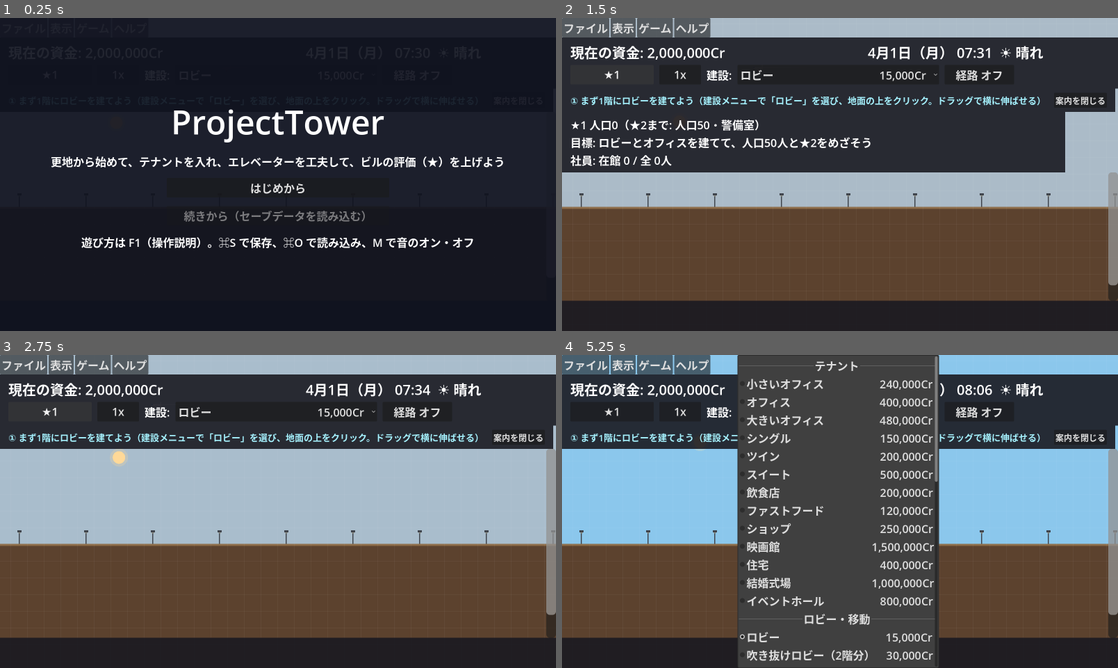
Above: before the commit, frames 1-4 (two rows, left to right).
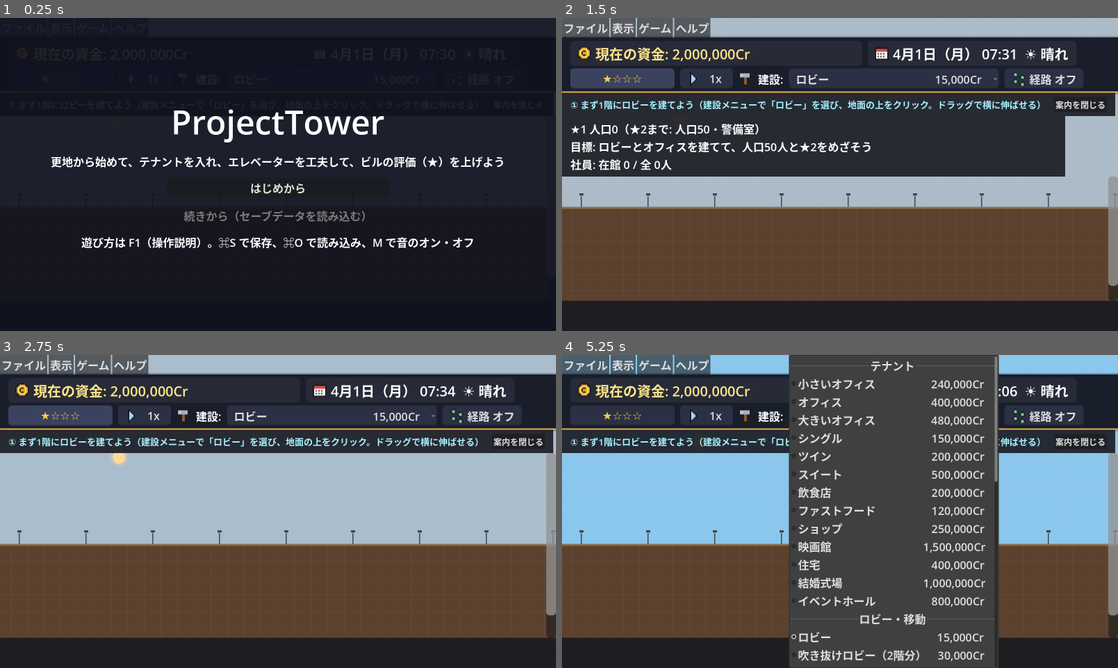
Above: after the commit, the same moments.

Repository: Toshiaki0315/ProjectTower
Game: Godot game, scene res://scenes/main.tscn
Two runs of this game, one before a commit and one after it. Both use one fixed random seed, a clock stepped at 60 frames per second and the inputs below.
Inputs (mouse positions are in pixels of both pictures, inside the frame that each line leads up to):
- Up to frame 1 (0.25 s): no input
- Up to frame 2 (1.5 s): click "はじめから" at 0.5 s; click (612, 74) at 1.25 s, where only the run before the commit has a clickable "★1"
- Up to frame 3 (2.75 s): click (61, 414) at 2 s, where only the run after the commit has a clickable "★☆☆☆"
- Up to frame 4 (5.25 s): click "1x" at 2.75 s; click "4x" at 3.5 s; click "16x" at 4.25 s; click "ロビー 15,000Cr" at 5 s

The runs differ from the first frame. In frame 2, 12% of the frame differs, in the area x 0-100%, y 5-86%; in frame 3, 9.7%; in frame 4, 29%, in the area x 0-100%, y 0-100%.

Commit message:
feat: 上部バーの見栄えをよくする
- 金色の縁の濃い紺のバーに、資金と日付を角丸の札で囲み、金貨・カレンダーのアイコンを付ける
- 資金は金色（マイナスは赤）、前日の収支は黒字が緑・赤字が赤
- ボタンと建設メニューを角丸の濃い色にそろえ、速さ（▶の数）・建設・経路にアイコンを付ける
- ★は星の数で見せ、注意があるときはオレンジの枠で囲む
- READMEの説明と画像を更新する

Co-Authored-By: Claude Opus 5.5 <noreply@anthropic.com>

Diff:
--- a/scripts/main.gd
+++ b/scripts/main.gd
@@ -733,6 +733,7 @@
 	Engine.time_scale = speed
 	if speed_button:
 		speed_button.text = "%dx" % speed
+		ui.update_speed_icon(speed)
 
 # カゴ追加モードでシャフトのマスをクリックしたとき、その階にカゴを1台追加する
 func add_elevator_car(cell: Vector2i):
--- a/scripts/view/ui.gd
+++ b/scripts/view/ui.gd
@@ -16,10 +16,47 @@
 const BASE_FONT_SIZE := 16 # 倍率をかける前の文字の大きさ
 const MESSAGE_LINES := 3 # 下部バーに出しておくメッセージの行数
 
+# 上部バーの色
+const BAR_COLOR := Color(0.09, 0.1, 0.15, 0.96)     # バーの地の色
+const BAR_ACCENT := Color(0.9, 0.7, 0.3)             # バーの下の縁取り（金色）
+const CHIP_COLOR := Color(1, 1, 1, 0.06)             # 資金・日付を囲む札の色
+const BUTTON_COLOR := Color(0.17, 0.19, 0.27)        # ボタンの色
+const BUTTON_HOVER_COLOR := Color(0.23, 0.26, 0.37)  # カーソルを合わせたときのボタンの色
+const BUTTON_PRESSED_COLOR := Color(0.12, 0.13, 0.19)
+const FUNDS_COLOR := Color(1.0, 0.9, 0.55)           # 資金の文字（金色）
+const GAIN_COLOR := Color(0.45, 0.9, 0.5)            # 前日の収支（黒字）
+const LOSS_COLOR := Color(1.0, 0.45, 0.45)           # 前日の収支（赤字）・資金がマイナスのとき
+const STAR_COLOR := Color(1.0, 0.82, 0.3)            # ★の文字
+const WARNING_COLOR := Color(1.0, 0.6, 0.25)         # 気をつけることがあるときの★のボタンの縁
+const ICON_DOT := 4                                  # アイコンの1ドットの大きさ（画面上のpx）
+# 上部バーのアイコン（10×10ドット。文字1つが1ドットの色。"." は透明）
+const ICON_COLORS := {
+	"K": Color("#1b1b24"), "y": Color("#e0a526"), "Y": Color("#ffd966"), "W": Color("#f4f1ea"),
+	"R": Color("#d94a4a"), "k": Color("#4a4a58"), "G": Color("#aab2c0"), "b": Color("#8a5a30"),
+	"g": Color("#6fd08a"), "P": Color("#9fd8ff"),
+}
+const ICONS := {
+	"coin": ["...KKKK...", ".KKyyyyKK.", ".KyYYYYyK.", "KyYyKKyYyK", "KyYKyyyYyK",
+		"KyYKyyyYyK", "KyYyKKyYyK", ".KyYYYYyK.", ".KKyyyyKK.", "...KKKK..."],
+	"calendar": ["..K....K..", "KKKKKKKKKK", "KRRRRRRRRK", "KRRRRRRRRK", "KWWWWWWWWK",
+		"KWkWkWkWWK", "KWWWWWWWWK", "KWkWkWkWWK", "KWWWWWWWWK", "KKKKKKKKKK"],
+	"hammer": [".KKKKKKK..", "KGGGGGGGK.", "KGWGGGGGK.", "KGGGGGGGK.", ".KKKbbKK..",
+		"...KbbK...", "...KbbK...", "...KbbK...", "...KbbK...", "....KK...."],
+	"route": ["..KK......", ".KggK.....", ".KggK..KK.", "..KK..KggK", "......KggK",
+		"..KK...KK.", ".KggK.....", ".KggK..KK.", "..KK..KggK", "......KggK"],
+	"speed1": ["..K.......", "..KK......", "..KPK.....", "..KPPK....", "..KPPPK...",
+		"..KPPPK...", "..KPPK....", "..KPK.....", "..KK......", "..K......."],
+	"speed2": ["K....K....", "KK...KK...", "KPK..KPK..", "KPPK.KPPK.", "KPPPKKPPPK",
+		"KPPPKKPPPK", "KPPK.KPPK.", "KPK..KPK..", "KK...KK...", "K....K...."],
+	"speed3": ["K..K..K...", "KK.KK.KK..", "KPKKPKKPK.", "KPPKPPKPPK", "KPPKPPKPPK",
+		"KPPKPPKPPK", "KPPKPPKPPK", "KPKKPKKPK.", "KK.KK.KK..", "K..K..K..."],
+}
+
 var world: Node2D # main.gd
 
 # 画面の部品
 var funds_label: Label     # 資金
+var funds_change_label: Label # 前日の収支（黒字は緑・赤字は赤）
 var clock_label: Label     # 日付・時刻・天気
 var stats_button: Button   # ★の表示（押すとくわしい状況が開く）
 var stats_panel: Control   # ビルの状況（人口・社員・目標・オフィス・客室）
@@ -59,9 +96,12 @@
 	update_hover_label()
 	clock_label.text = "%s  %s" % [world.clock.get_time_text(), world.weather_system.get_weather_text()]
 	var warning_list := warnings()
-	stats_button.text = "★%d" % world.rating_system.stars
+	# ★の数を、塗った星と白抜きの星で見せる（例: ★3 なら ★★★☆）
+	var stars: int = world.rating_system.stars
+	stats_button.text = "★".repeat(stars) + "☆".repeat(maxi(world.rating_system.MAX_STARS - stars, 0))
 	if not warning_list.is_empty():
 		stats_button.text += " ⚠%d" % warning_list.size() # 気をつけることがあるときは★の横に出す
+	set_warning_outline(stats_button, not warning_list.is_empty())
 	update_stats_panel(warning_list)
 	tutorial_label.text = world.tutorial_system.current_text()
 	tutorial_panel.visible = tutorial_label.text != ""
@@ -130,7 +170,10 @@
 	#   2段目: ★（押すとくわしい状況）/ 速度 / 建設メニュー / 経路
 	var top_rows = VBoxContainer.new()
 	top_rows.add_theme_constant_override("separation", 4 * UI_SCALE)
-	layout.add_child(make_bar(top_rows))
+	var top_bar := make_bar(top_rows)
+	top_bar.add_theme_stylebox_override("panel", top_bar_style())
+	top_bar.theme = button_theme() # 上部バーのボタン・建設メニューは、角の丸い濃い色のボタンにする
+	layout.add_child(top_bar)
 	var status_row = HBoxContainer.new()
 	status_row.add_theme_constant_override("separation", 8 * UI_SCALE)
 	top_rows.add_child(status_row)
@@ -139,30 +182,50 @@
 	stats_row.add_theme_constant_override("separation", 8 * UI_SCALE)
 	top_rows.add_child(stats_row)
 	stats_button = Button.new()
-	stats_button.custom_minimum_size.x = 120 * UI_SCALE
+	stats_button.custom_minimum_size.x = 150 * UI_SCALE
+	stats_button.tooltip_text = "ビルの評価（押すと、くわしい状況が開く）"
+	for state in ["font_color", "font_hover_color", "font_pressed_color", "font_focus_color"]:
+		stats_button.add_theme_color_override(state, STAR_COLOR)
 	stats_button.pressed.connect(func(): toggle_stats_panel())
 	stats_row.add_child(stats_button)
 	# ゲームの速度（押すたびに 1x → 4x → 16x → 1x と切り替わり、今の速度だけを表示する）
 	speed_button = Button.new()
-	speed_button.custom_minimum_size.x = 60 * UI_SCALE
+	speed_button.custom_minimum_size.x = 76 * UI_SCALE
+	speed_button.expand_icon = false
 	speed_button.pressed.connect(func(): world.set_speed(world.SPEEDS[(world.SPEEDS.find(int(Engine.time_scale)) + 1) % world.SPEEDS.size()]))
 	stats_row.add_child(speed_button)
 	world.set_speed(1)
 
+	# 資金の札: 金貨のアイコン・資金（金色）・前日の収支（黒字は緑、赤字は赤）
+	var funds_box := HBoxContainer.new()
+	funds_box.add_theme_constant_override("separation", 6 * UI_SCALE)
+	funds_box.add_child(make_icon("coin"))
 	funds_label = Label.new()
 	funds_label.add_theme_font_size_override("font_size", 20 * UI_SCALE)
-	funds_label.custom_minimum_size.x = 420 * UI_SCALE # 金額の桁が変わっても時刻の位置がずれないように
-	status_row.add_child(funds_label)
-
+	funds_label.add_theme_color_override("font_color", FUNDS_COLOR)
+	funds_box.add_child(funds_label)
+	funds_change_label = Label.new()
+	funds_change_label.add_theme_font_size_override("font_size", 15 * UI_SCALE)
+	funds_box.add_child(funds_change_label)
+	var funds_chip := make_chip(funds_box)
+	funds_chip.custom_minimum_size.x = 420 * UI_SCALE # 金額の桁が変わっても時刻の位置がずれないように
+	status_row.add_child(funds_chip)
+
+	# 日付・時刻・天気の札
+	var clock_box := HBoxContainer.new()
+	clock_box.add_theme_constant_override("separation", 6 * UI_SCALE)
+	clock_box.add_child(make_icon("calendar"))
 	clock_label = Label.new()
 	clock_label.add_theme_font_size_override("font_size", 20 * UI_SCALE)
-	status_row.add_child(clock_label)
+	clock_box.add_child(clock_label)
+	status_row.add_child(make_chip(clock_box))
 
 	status_row.add_child(make_spacer())
 
 	# 操作説明（F1・H）とメッセージの記録（⌘L）は、ボタンではなくショートカットで開く
 
 	# 建設メニュー: リストから選んで、マップをクリックして建てる（見出しごとにまとめる）
+	stats_row.add_child(make_icon("hammer"))
 	var build_label = Label.new()
 	build_label.text = "建設:"
 	stats_row.add_child(build_label)
@@ -183,6 +246,7 @@
 	# 経路（人の通り道）の表示。人が増えると線だらけになるので、既定はオフ
 	route_button = Button.new()
 	route_button.custom_minimum_size.x = 100 * UI_SCALE
+	route_button.icon = icon_texture("route")
 	route_button.pressed.connect(func(): world.toggle_routes())
 	stats_row.add_child(route_button)
 	update_route_button()
@@ -392,6 +456,99 @@
 func update_scroll_lock() -> void:
 	world.camera.scroll_locked = help_panel.visible or log_panel.visible
 
+# 上部バーの地: 濃い紺に、下の縁だけ金色の線を引いて影を落とす
+func top_bar_style() -> StyleBoxFlat:
+	var style := StyleBoxFlat.new()
+	style.bg_color = BAR_COLOR
+	style.border_width_bottom = 2 * UI_SCALE
+	style.border_color = BAR_ACCENT
+	style.shadow_color = Color(0, 0, 0, 0.35)
+	style.shadow_size = 3 * UI_SCALE
+	style.set_content_margin_all(5 * UI_SCALE)
+	style.content_margin_left = 12 * UI_SCALE
+	style.content_margin_right = 12 * UI_SCALE
+	return style
+
+# 上部バーのボタンと建設メニューの見た目（角の丸い濃い色。カーソルを合わせると明るくなる）
+func button_theme() -> Theme:
+	var theme := Theme.new()
+	var states := {"normal": BUTTON_COLOR, "hover": BUTTON_HOVER_COLOR, "pressed": BUTTON_PRESSED_COLOR,
+		"focus": Color(0, 0, 0, 0), "disabled": BUTTON_PRESSED_COLOR}
+	for type in ["Button", "OptionButton"]:
+		for state in states:
+			var style := rounded_style(states[state], 5)
+			if state == "focus":
+				style.draw_center = false
+			else:
+				style.border_width_bottom = 2 * UI_SCALE # 下の縁を少し暗くして、押せるボタンに見せる
+				style.border_color = states[state].darkened(0.35)
+			style.content_margin_left = 10 * UI_SCALE
+			style.content_margin_right = 10 * UI_SCALE
+			theme.set_stylebox(state, type, style)
+		theme.set_constant("h_separation", type, 6 * UI_SCALE)
+	return theme
+
+func rounded_style(color: Color, radius: int) -> StyleBoxFlat:
+	var style := StyleBoxFlat.new()
+	style.bg_color = color
+	style.corner_radius_top_left = radius * UI_SCALE
+	style.corner_radius_top_right = radius * UI_SCALE
+	style.corner_radius_bottom_left = radius * UI_SCALE
+	style.corner_radius_bottom_right = radius * UI_SCALE
+	style.set_content_margin_all(3 * UI_SCALE)
+	return style
+
+# 資金・日付を囲む、うっすら明るい角丸の札
+func make_chip(content: Control) -> PanelContainer:
+	var chip := PanelContainer.new()
+	var style := rounded_style(CHIP_COLOR, 6)
+	style.content_margin_left = 10 * UI_SCALE
+	style.content_margin_right = 12 * UI_SCALE
+	chip.add_theme_stylebox_override("panel", style)
+	chip.mouse_filter = Control.MOUSE_FILTER_IGNORE # 札の上のクリックはバーが受け止める
+	chip.add_child(content)
+	return chip
+
+# 気をつけることがあるときは、★のボタンをオレンジの縁で囲む
+func set_warning_outline(button: Button, on: bool) -> void:
+	if not on:
+		for state in ["normal", "hover", "pressed"]:
+			button.remove_theme_stylebox_override(state)
+		return
+	for state in ["normal", "hover", "pressed"]:
+		var style := rounded_style(BUTTON_HOVER_COLOR if state == "hover" else BUTTON_COLOR, 5)
+		style.set_border_width_all(2 * UI_SCALE)
+		style.border_color = WARNING_COLOR
+		button.add_theme_stylebox_override(state, style)
+
+# ドット絵のアイコン（ICONS の絵を ICON_DOT 倍に拡大した画像）
+var icon_cache := {}
+func icon_texture(name: String) -> ImageTexture:
+	if icon_cache.has(name):
+		return icon_cache[name]
+	var rows: Array = ICONS[name]
+	var image := Image.create(rows[0].length() * ICON_DOT, rows.size() * ICON_DOT, false, Image.FORMAT_RGBA8)
+	for y in rows.size():
+		for x in rows[y].length():
+			var ch: String = rows[y][x]
+			if ch != ".":
+				image.fill_rect(Rect2i(x * ICON_DOT, y * ICON_DOT, ICON_DOT, ICON_DOT), ICON_COLORS[ch])
+	icon_cache[name] = ImageTexture.create_from_image(image)
+	return icon_cache[name]
+
+func make_icon(name: String) -> TextureRect:
+	var icon := TextureRect.new()
+	icon.texture = icon_texture(name)
+	icon.stretch_mode = TextureRect.STRETCH_KEEP_CENTERED
+	icon.size_flags_vertical = Control.SIZE_SHRINK_CENTER
+	icon.mouse_filter = Control.MOUSE_FILTER_IGNORE
+	return icon
+
+# 速さのボタンのアイコン（1x は▶1つ、4x は2つ、16x は3つ）
+func update_speed_icon(speed: int) -> void:
+	if speed_button:
+		speed_button.icon = icon_texture("speed%d" % clampi(world.SPEEDS.find(speed) + 1, 1, 3))
+
 func make_bar(content: Control) -> PanelContainer:
 	var panel = PanelContainer.new()
 	var style = StyleBoxFlat.new()
@@ -637,8 +794,12 @@
 	if not funds_label:
 		return
 	funds_label.text = "現在の資金: %s" % world.money_text(world.funds)
+	funds_label.add_theme_color_override("font_color", FUNDS_COLOR if world.funds >= 0 else LOSS_COLOR)
+	funds_change_label.text = ""
 	if world.economy_system and not world.economy_system.last_report.is_empty():
-		funds_label.text += "（前日 %s）" % world.money_text(world.economy_system.last_report.total, true)
+		var total: int = world.economy_system.last_report.total
+		funds_change_label.text = "（前日 %s）" % world.money_text(total, true)
+		funds_change_label.add_theme_color_override("font_color", GAIN_COLOR if total >= 0 else LOSS_COLOR)
 
 func update_scrollbar():
 	var tile_h: float = world.tile_map.tile_set.tile_size.y
--- a/tests/screenshot_test.gd
+++ b/tests/screenshot_test.gd
@@ -775,7 +775,7 @@
 	check(report.get("maintenance") == 12000, "エレベーター6マス分の維持費1.2万Crがかかる")
 	check(report.get("garbage") == 52 and report.get("garbage_cost") == 52000, "ゴミ処理場がないとゴミ52を外部委託して5.2万Crかかる")
 	check(main.funds == funds_before + 456000, "資金が差し引き45.6万Cr増える")
-	check(main.funds_label.text.contains("（前日 +456,000Cr）"), "資金の横に前日の収支が出る")
+	check(main.ui.funds_change_label.text == "（前日 +456,000Cr）" and main.ui.funds_change_label.get_theme_color("font_color") == main.ui.GAIN_COLOR, "資金の横に前日の収支が出る（黒字は緑）")
 	check(main.last_message.contains("4月1日（1日目）の決算"), "決算の内容が日付つきでメッセージに出る")
 	await capture("economy_01_settled")
 
Binary file changed: docs/images/events/blast.png
Binary file changed: docs/images/events/bomb_ransom.png
Binary file changed: docs/images/events/bomb_search.png
Binary file changed: docs/images/events/fire.png
Binary file changed: docs/images/events/pollution.png
Binary file changed: docs/images/events/roach.png
Binary file changed: docs/images/events/sky_airplane.png
Binary file changed: docs/images/events/sky_fireworks.png
Binary file changed: docs/images/events/sky_rainbow.png
Binary file changed: docs/images/events/sky_rocket.png
Binary file changed: docs/images/events/treasure.png
Binary file changed: docs/images/events/vip.png
(and 7 more such lines)
